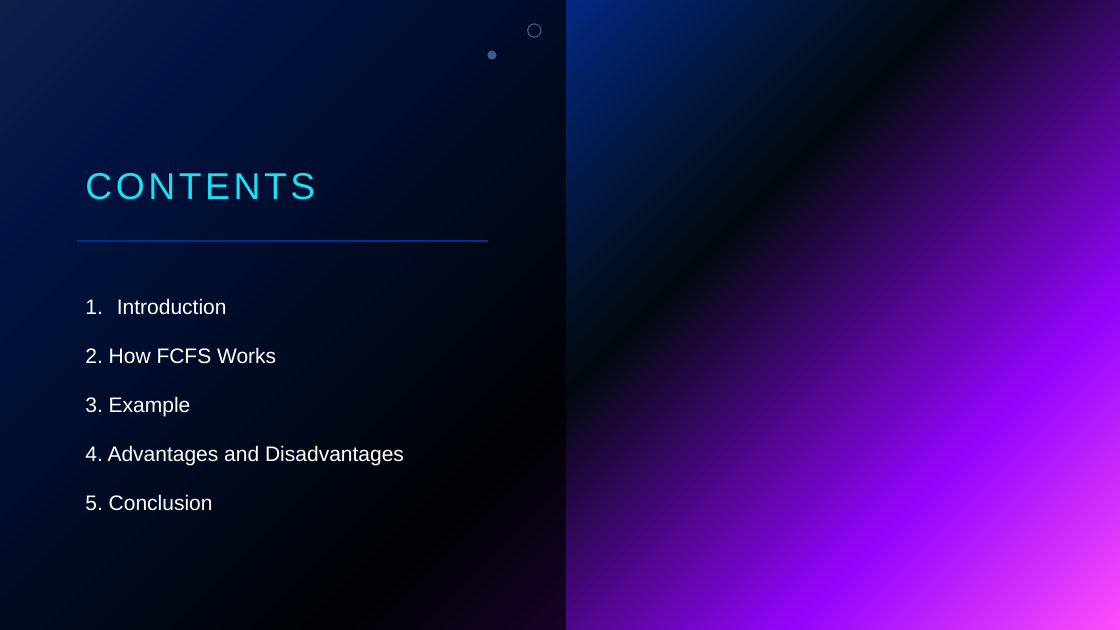
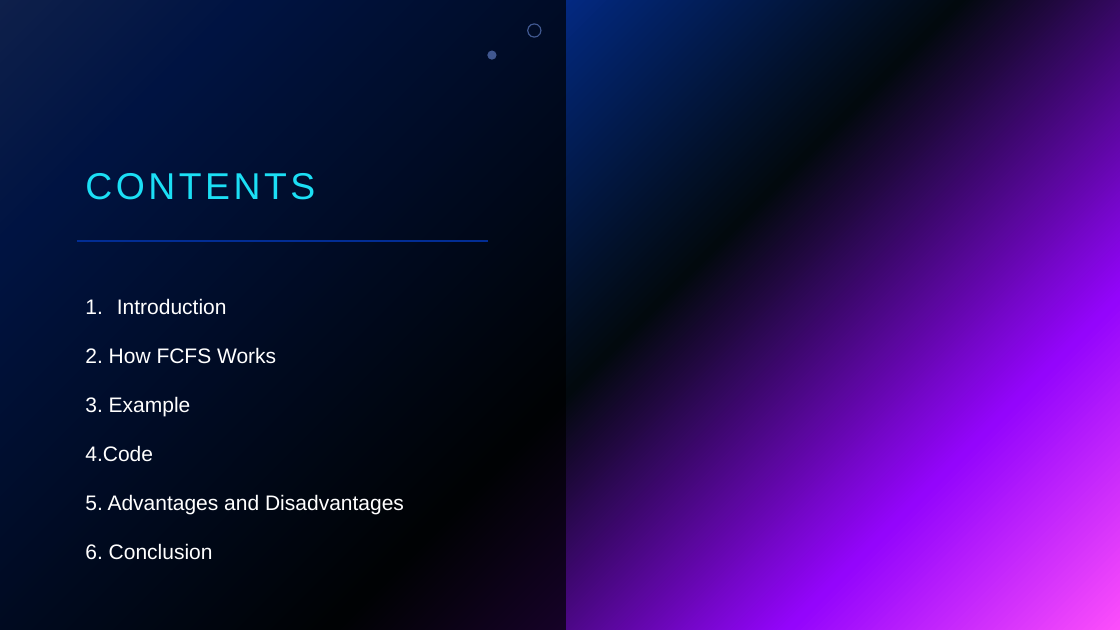
Before and after one commit to Joseph-George1/College_projects, a slide deck: slide 2 of OS_Project/FCFS.pptx. Drawn at 1120x630 pixels with LibreOffice and Linux fonts; fonts in the diff are those of the drawing; background and template pictures are left out. Boxes give left, top, right and bottom in pixels: in the first picture for what was removed or moved away, otherwise in the second. Text is boxed around its words. In the diff, an @@ line names an element or a change of style, - is before the commit and + after.

```diff
--- a/OS_Project/FCFS.pptx
+++ b/OS_Project/FCFS.pptx
@@ text at (85, 445, 404, 560): text changed @@
-4. Advantages and Disadvantages
-5. Conclusion
+4.Code
+5. Advantages and Disadvantages
+6. Conclusion
```
Also in this commit, not shown: 1 slide added.
